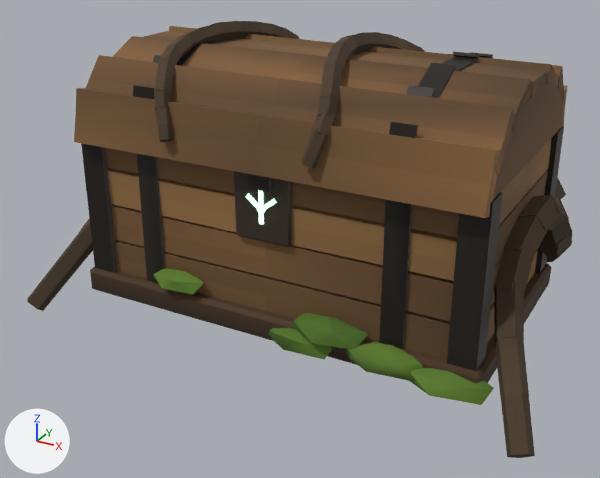
What one commit did to the glTF model public/models/coffer.glb.
One viewpoint serves both versions: a camera (50 mm lens) standing at (0.99, -1.93, 1.11) and looking at (-0.18, 0.2, 0.04). The axes (+X, +Y, +Z) are drawn at lower left. The lights are the same throughout. The older version comes first. Where no turn or scale is listed for an object, it has been applied to the vertices. Vertices at exactly the same position are counted once.

Names of what the first picture shows: 'Body', 'Lid' and 1 more.
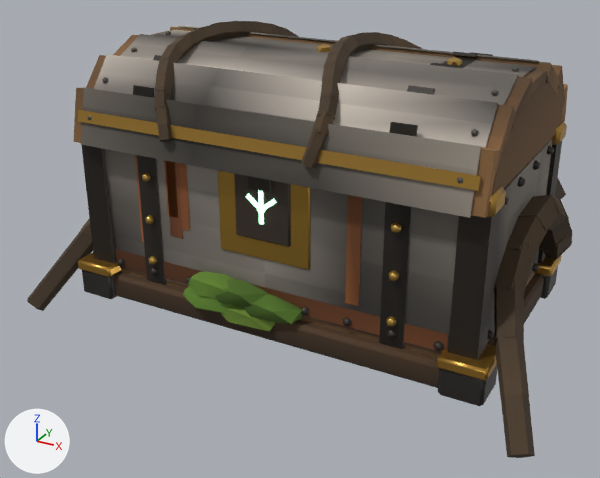
Boxes [x1, y1, x2, y2] around the edits, measured in the pictures (600 x 478 px; the box of a moved part takes in the faces that stretch with it):
'Body', reshaped
    before: [27, 127, 572, 458]
    after: [27, 140, 572, 458]
'L2Lid', added
    after: [81, 25, 551, 218]
    faces in mat_ironplate: [81, 25, 551, 218]
    faces in mat_iron: [87, 31, 519, 183]
'L2', added
    after: [82, 139, 558, 406]
    faces in mat_ironplate: [104, 139, 552, 353]
    faces in mat_iron: [82, 145, 558, 406]
'L3', added
    after: [78, 121, 567, 381]
'L3Lid', added
    after: [78, 44, 481, 191]
part 1 of me_body, moved or reshaped
    before: [346, 342, 423, 382]
    after: [188, 271, 231, 299]
part 2 of me_body, moved or reshaped (mostly hidden afterwards)
    before: [111, 171, 548, 396]
    after: [121, 268, 441, 357]
part 3 of me_body, recoloured
    before: [107, 169, 494, 405]
    after: [184, 271, 302, 324]
'Lid', unchanged, covered by the edit
    before: [74, 21, 568, 218]
    after: [73, 21, 568, 218]

Diff of the bpy script that builds the scene:
```diff
--- a/public/models/coffer.glb.py
+++ b/public/models/coffer.glb.py
@@ mat_brass @@
+mat_brass = bpy.data.materials.new('Brass')
+mat_brass.use_nodes = True; mat_brass.node_tree.nodes.clear()
+_N = mat_brass.node_tree.nodes; _L = mat_brass.node_tree.links
+n0 = _N.new('ShaderNodeBsdfPrincipled'); n0.name = 'Principled BSDF'
+n0.inputs[1].default_value = 0.85  # 'Metallic'
+n0.inputs[2].default_value = 0.35  # 'Roughness'
+n1 = _N.new('ShaderNodeOutputMaterial'); n1.name = 'Material Output'
+n2 = _N.new('ShaderNodeVertexColor'); n2.name = 'Color Attribute'
+_L.new(n0.outputs[0], n1.inputs[0])  # 'BSDF' to 'Surface'
+_L.new(n2.outputs[0], n0.inputs[0])  # 'Color' to 'Base Color'
@@ mat_ironplate @@
+mat_ironplate = bpy.data.materials.new('IronPlate')
+mat_ironplate.use_nodes = True; mat_ironplate.node_tree.nodes.clear()
+_N = mat_ironplate.node_tree.nodes; _L = mat_ironplate.node_tree.links
+n0 = _N.new('ShaderNodeBsdfPrincipled'); n0.name = 'Principled BSDF'
+n0.inputs[1].default_value = 0.35  # 'Metallic'
+n0.inputs[2].default_value = 0.7  # 'Roughness'
+n1 = _N.new('ShaderNodeOutputMaterial'); n1.name = 'Material Output'
+n2 = _N.new('ShaderNodeVertexColor'); n2.name = 'Color Attribute'
+_L.new(n0.outputs[0], n1.inputs[0])  # 'BSDF' to 'Surface'
+_L.new(n2.outputs[0], n0.inputs[0])  # 'Color' to 'Base Color'
@@ me_body @@
 me_body.from_pydata(...)  # 1156 vertices, 1964 faces; spans x -0.74..0.73, y -0.46..1.31, z -0.13..0.5
+# me_body part 1: the loose piece of 12 vertices spanning x 0.24..0.45, y -0.37..-0.28, z 0.0..0.08 is scaled about its middle by (0.877, 0.864, 0.908), then moved by (-0.48, 0.0, 0.08)
+# me_body part 2: 233 of 1156 vertices moved; they spanned x -0.55..0.61, y -0.38..0.47, z -0.02..0.5 and now span x -0.55..0.55, y -0.37..0.47, z 0.0..0.5; mean shift (0.01, 0.0, 0.01); largest move (-0.55, -0.27, 0.06) -> (0.55, -0.29, 0.11)
+# me_body part 3: 151 kept faces spanning x -0.55..0.53, y -0.37..0.47, z 0.0..0.5 get new vertex colours; the middle colour goes from dark green #5b7b2a to dark green #567828
 me_body.materials.append(mat_crate)
@@ ob_l3lid @@
+ob_l3lid = bpy.data.objects.new('L3Lid', me_l3lid)  # 52 vertices, 84 faces; spans x -0.54..0.54, y -0.665..0.045, z 0.031..0.225
+ob_l3lid.location = (0.0, 0.31, 0.48)
@@ ob_l2lid @@
+ob_l2lid = bpy.data.objects.new('L2Lid', me_l2lid)  # 560 vertices, 1036 faces; spans x -0.53..0.53, y -0.673..0.053, z -0.028..0.218
+ob_l2lid.location = (0.0, 0.31, 0.48)
@@ ob_l3 @@
+ob_l3 = bpy.data.objects.new('L3', me_l3)  # 408 vertices, 708 faces; spans x -0.612..0.612, y -0.36..0.36, z 0.07..0.495
+ob_l3.location = (0.0, 0.0, 0.0)
@@ ob_l2 @@
+ob_l2 = bpy.data.objects.new('L2', me_l2)  # 1208 vertices, 2128 faces; spans x -0.595..0.595, y -0.355..0.355, z -0.005..0.465
+ob_l2.location = (0.0, 0.0, 0.0)
```
